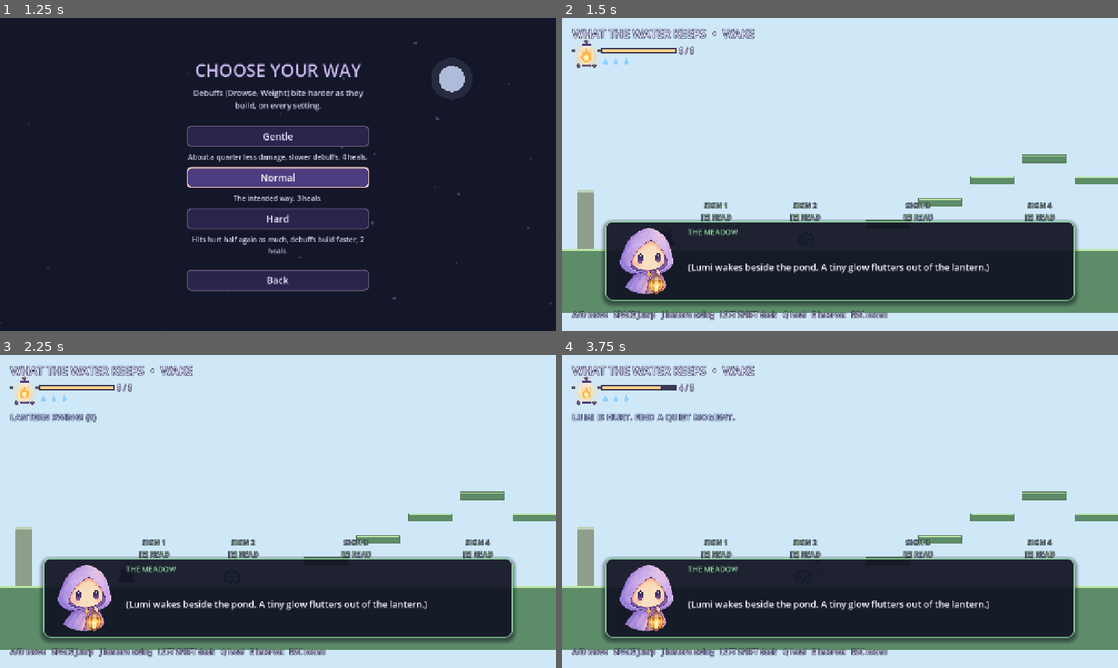
Above: before the commit, frames 1-4 (two rows, left to right).
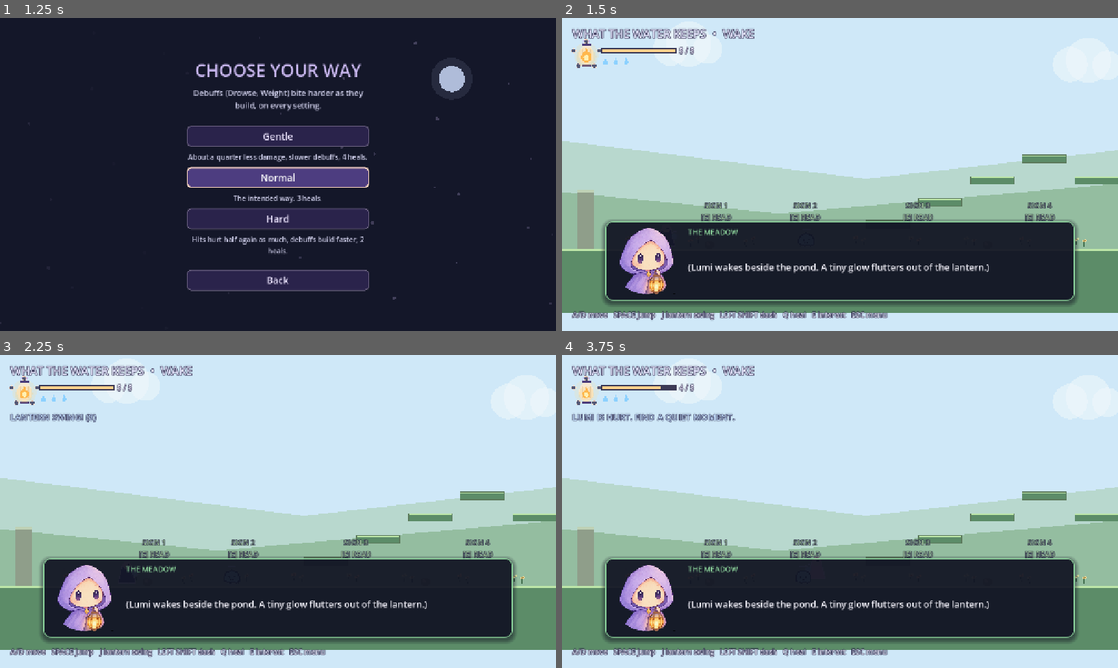
Above: after the commit, the same moments.

Repository: Lunatic5202/what-the-water-keeps
Game: Godot game, scene res://scenes/main.tscn
Same seed, same stepped clock (60 frames per second), same inputs: the game is played once before the commit and once after it.
Inputs:
- Up to frame 1 (1.25 s): click "New Game" at 0.5 s
- Up to frame 2 (1.5 s): click "Normal" at 1.25 s
- Up to frame 3 (2.25 s): tap Enter at 2 s; hold D (move_right) from 2.03 s (still down); tap J (attack) at 2.1 s
- Up to frame 4 (3.75 s): tap Space (jump) at 2.27, 3.02 s; tap Shift (dash) at 2.85 s; release D (move_right) at 3.53 s; hold A (move_left) from 3.53 s (still down); tap T (enter_region) at 3.6 s

Frame 1 is identical in both runs. In frame 2, 19% of the frame differs, in the area x 0-100%, y 4-74%; in frame 3, 19%; in frame 4, 19%.

Commit message:
Add layered hills and meadow details to Wake

Diff:
--- a/scripts/main.gd
+++ b/scripts/main.gd
@@ -230,6 +230,26 @@
 	# Wake palette: meadow green, cream, sky (#BFE3B4, #FFF6DC, #CFE8F7)
 	draw_rect(Rect2(-3000, -1000, 8000, 1800), Color(0.81, 0.91, 0.97, 1))
 
+	# Soft cloud bands and distant hills add depth without competing with Lumi.
+	for i in range(5):
+		var cx := 250.0 + i * 920.0
+		var cy := 150.0 + float((i * 37) % 65)
+		draw_circle(Vector2(cx, cy), 40, Color(0.94, 0.97, 0.98, 0.55))
+		draw_circle(Vector2(cx + 42, cy - 10), 52, Color(0.94, 0.97, 0.98, 0.55))
+		draw_circle(Vector2(cx + 85, cy + 2), 34, Color(0.94, 0.97, 0.98, 0.55))
+	draw_colored_polygon(PackedVector2Array([
+		Vector2(-3000, 610), Vector2(-3000, 470), Vector2(-1800, 390),
+		Vector2(-950, 460), Vector2(-100, 350), Vector2(700, 450),
+		Vector2(1450, 365), Vector2(2250, 445), Vector2(3300, 370),
+		Vector2(4200, 450), Vector2(5200, 390), Vector2(5200, 610)
+	]), Color(0.66, 0.80, 0.69, 0.58))
+	draw_colored_polygon(PackedVector2Array([
+		Vector2(-3000, 610), Vector2(-3000, 530), Vector2(-2100, 470),
+		Vector2(-1250, 535), Vector2(-350, 445), Vector2(500, 530),
+		Vector2(1350, 455), Vector2(2200, 525), Vector2(3200, 455),
+		Vector2(4200, 520), Vector2(5200, 470), Vector2(5200, 610)
+	]), Color(0.51, 0.69, 0.54, 0.68))
+
 	# Sun
 	draw_circle(Vector2(1800, 180), 55, Color(1.0, 0.98, 0.92, 0.3))
 	draw_circle(Vector2(1800, 180), 38, Color(1.0, 0.96, 0.86, 1.0))
@@ -243,6 +263,19 @@
 		draw_rect(ledge, Palette.WAKE_GROUND)
 		draw_rect(Rect2(ledge.position, Vector2(ledge.size.x, 3)), gt)
 		draw_rect(ledge, Color(0.36, 0.48, 0.36, 1.0), false, 2.0)
+
+	# Meadow flowers and little stones: quiet environmental texture along the path.
+	for i in range(34):
+		var fx := 60.0 + fposmod(float(i * 127), 2050.0)
+		var fy := 604.0 - fposmod(float(i * 19), 10.0)
+		var flower := Color(0.98, 0.89, 0.64, 1.0) if i % 3 == 0 else Color(0.86, 0.91, 0.66, 1.0)
+		draw_line(Vector2(fx, fy + 3), Vector2(fx - 2, fy - 8), Color(0.26, 0.43, 0.30, 1.0), 2.0)
+		draw_circle(Vector2(fx - 3, fy - 9), 3.0, flower)
+		draw_circle(Vector2(fx + 2, fy - 11), 3.0, flower)
+		draw_circle(Vector2(fx, fy - 10), 2.0, Color(0.70, 0.61, 0.35, 1.0))
+	for stone_x in [340.0, 980.0, 1510.0, 2010.0]:
+		draw_circle(Vector2(stone_x, 602), 10.0, Color(0.48, 0.56, 0.43, 1.0))
+		draw_circle(Vector2(stone_x - 4, 600), 4.0, Color(0.65, 0.70, 0.54, 1.0))
 
 	# Boss arena - circular moss clearing framed by old trees
 	draw_circle(Vector2(2800, 610), 380, Palette.WAKE_CLEARING)
